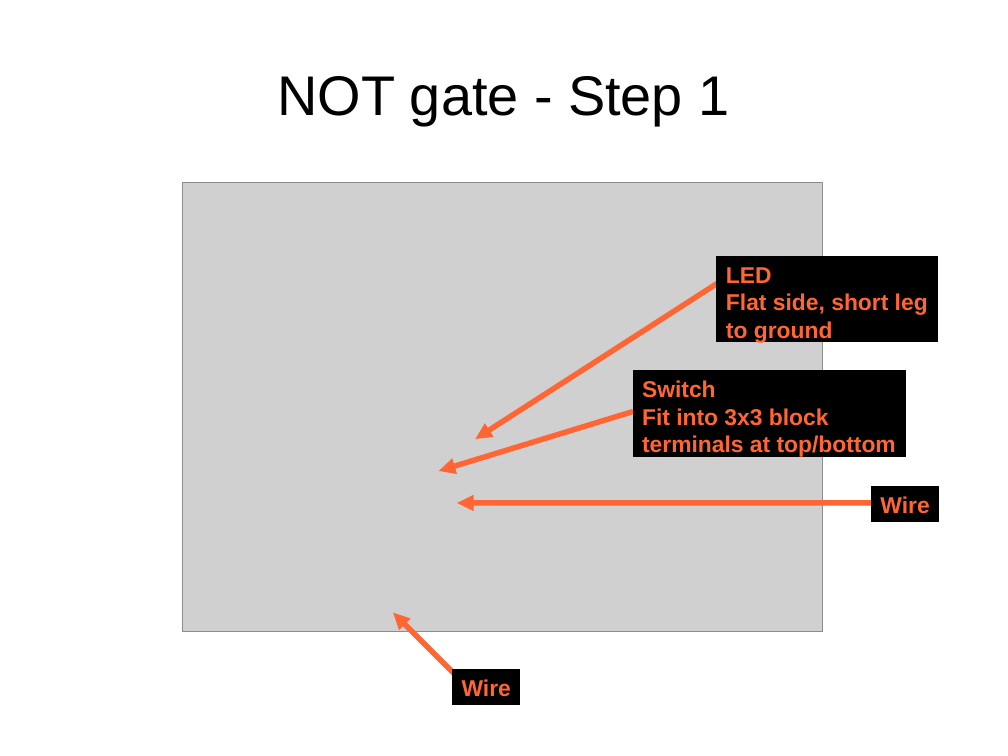
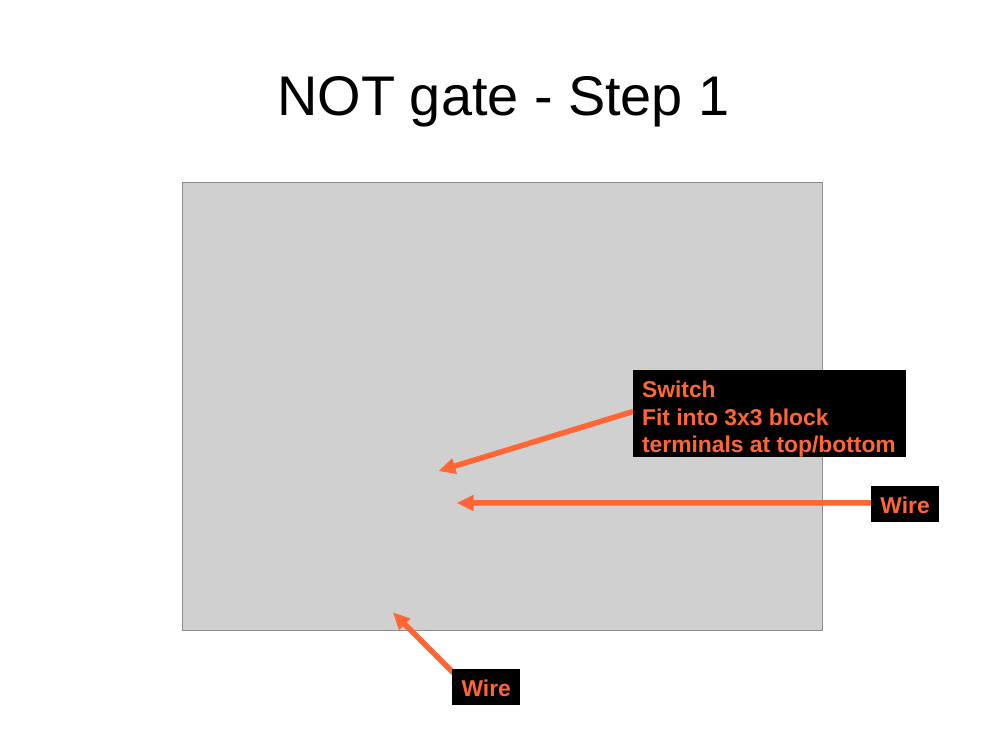
Before and after one commit to swarren/presentations, a slide deck: slide 10 of lcs-digital-logic-build-a-not-nand-gate-from-mosfets/lcs-digital-logic-build-a-not-nand-gate-from-mosfets.odp. Drawn at 1008x756 pixels with LibreOffice and Linux fonts; fonts in the diff are those of the drawing; grey boxes stand for pictures. Boxes give left, top, right and bottom in pixels: in the first picture for what was removed or moved away, otherwise in the second. Text is boxed around its words. In the diff, an @@ line names an element or a change of style, - is before the commit and + after.

Commit message:
build-a-not-nand-gate: Fixes after presentation
- Set all resistors to 5-band 1%, so the bands in the breadboard diagrams
  match the kits.

- Move the addition of the input LED of the NOT gate from step 1 to step
  2, so people aren't tempted to wire the LED directly to ground without
  a current-limiting resistor.

- Remove blue air-wire from one of the intermediate NAND gate Fritzing
  files.

- Add color to the gate truth tables.

```diff
--- a/lcs-digital-logic-build-a-not-nand-gate-from-mosfets/lcs-digital-logic-build-a-not-nand-gate-from-mosfets.odp
+++ b/lcs-digital-logic-build-a-not-nand-gate-from-mosfets/lcs-digital-logic-build-a-not-nand-gate-from-mosfets.odp
@@ rectangle removed at bbox=[717, 256, 938, 342] @@
-LED
-Flat side, short leg
-to ground
@@ arrow removed from (717, 284) to (476, 439) @@
```
Also in this commit, not shown: 5 other slides changed, 28 other files.
